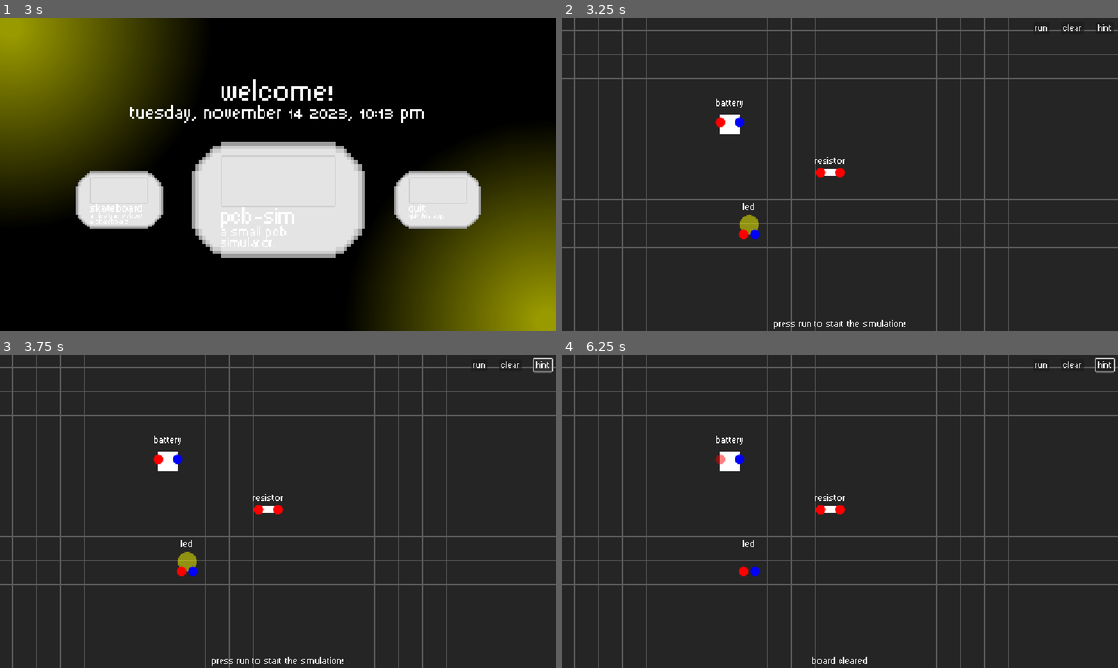
Above: before the commit, frames 1-4 (two rows, left to right).
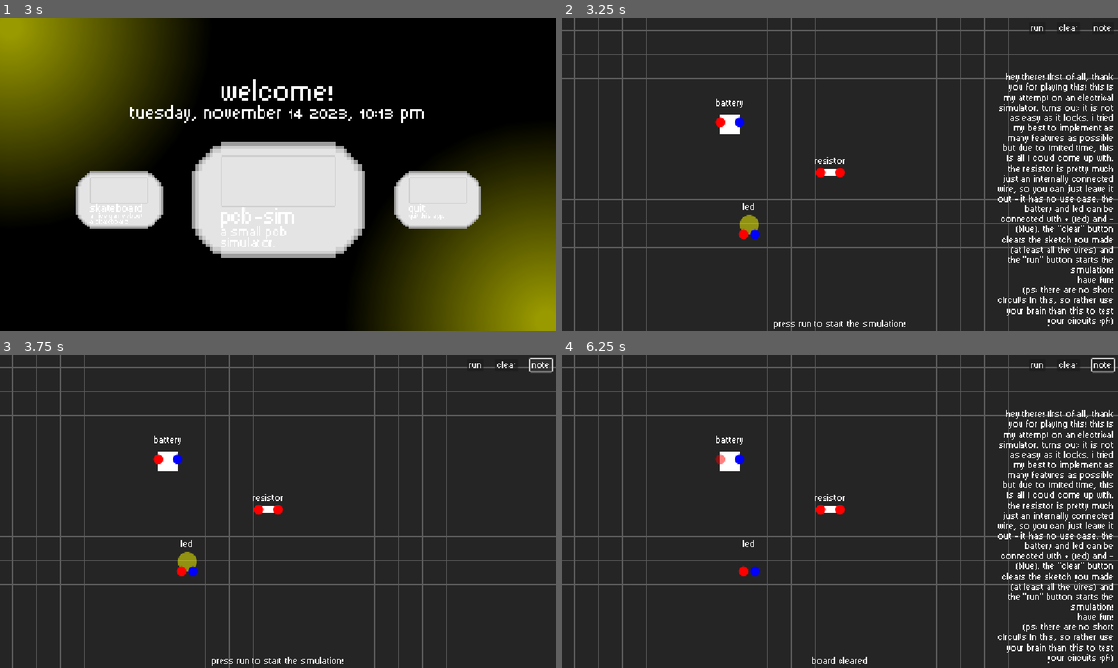
Above: after the commit, the same moments.

Repository: RafaeloxMC/giftbox
Game: Godot game, scene res://scenes/ui/loading.tscn
Two runs of this game, one before a commit and one after it. Both use one fixed random seed, a clock stepped at 60 frames per second and the inputs below.
Inputs (mouse positions are in pixels of both pictures, inside the frame that each line leads up to):
- Up to frame 1 (3 s): tap Enter (ui_accept) at 0.5, 0.77, 1.25, 1.52, 2 s; hold Right (ui_right) 0.53-2.03 s; click (278, 174) at 0.6 s; move the mouse to (166, 190) at 1.27 s; tap Alt at 1.35 s; move the mouse to (333, 105) at 2.02 s; hold Left (ui_left) 2.03-2.78 s; tap Shift at 2.1 s; move the mouse to (278, 199) at 2.77 s; hold Right (ui_right) from 2.78 s (still down); click (278, 199) at 2.85 s
- Up to frame 2 (3.25 s): keep holding Right (ui_right); tap Enter (ui_accept) at 3.02 s
- Up to frame 3 (3.75 s): release Right (ui_right) at 3.5 s; click "Hint" (after the commit: "Note") at 3.5 s
- Up to frame 4 (6.25 s): click "Run" at 4.25 s; click "Clear" at 5 s; tap Enter (ui_accept) at 5.75, 6.02 s; move the mouse to (717, 458) at 5.77 s; hold Right (ui_right) from 5.78 s (still down); tap Alt at 5.85 s; click (717, 458) at 5.92 s

Frame 1 is identical in both runs. In frame 2, 3.0% of the frame differs, in the area x 78-100%, y 2-99%; in frame 3, 0.1%; in frame 4, 3.0%, in the area x 78-100%, y 0-99%.

Commit message:
Improve PCB UI

Diff:
--- a/scenes/pcb.tscn
+++ b/scenes/pcb.tscn
@@ -50,30 +50,30 @@
 
 [node name="Run" type="Button" parent="UI"]
 layout_mode = 0
-offset_left = 976.0
+offset_left = 968.0
 offset_top = 8.0
-offset_right = 1010.0
+offset_right = 1002.0
 offset_bottom = 34.0
 theme = ExtResource("1_efhn6")
 text = "Run"
 
 [node name="Clear" type="Button" parent="UI"]
 layout_mode = 0
-offset_left = 1034.0
+offset_left = 1026.0
 offset_top = 8.0
-offset_right = 1082.0
+offset_right = 1074.0
 offset_bottom = 34.0
 theme = ExtResource("1_efhn6")
 text = "Clear"
 
 [node name="Hint" type="Button" parent="UI"]
 layout_mode = 0
-offset_left = 1106.0
+offset_left = 1098.0
 offset_top = 8.0
 offset_right = 1144.0
 offset_bottom = 34.0
 theme = ExtResource("1_efhn6")
-text = "Hint"
+text = "Note"
 
 [node name="HintLabel" type="Label" parent="UI"]
 layout_mode = 1
@@ -121,6 +121,20 @@
 text = "LED"
 horizontal_alignment = 1
 
+[node name="Note" type="Label" parent="UI"]
+layout_mode = 0
+offset_left = 896.0
+offset_top = 32.0
+offset_right = 1144.0
+offset_bottom = 637.0
+theme = ExtResource("1_efhn6")
+text = "Hey there! First of all, thank you for playing this! This is my attempt on an electrical simulator. Turns out: it is not as easy as it looks. I tried my best to implement as many features as possible but due to limited time, this is all I could come up with. The resistor is pretty much just an internally connected wire, so you can just leave it out - it has no use case. The battery and LED can be connected with + (red) and - (blue). The \"clear\" button clears the sketch you made (at least all the wires) and the \"run\" button starts the simulation!
+have fun!
+(PS: there are no short circuits in this, so rather use your brain than this to test your circuits :pf:)"
+horizontal_alignment = 2
+vertical_alignment = 2
+autowrap_mode = 3
+
 [node name="Simulator" parent="." instance=ExtResource("8_wdhm5")]
 
 [connection signal="pressed" from="UI/Run" to="." method="_on_run_pressed"]
--- a/scripts/ui/pcb_ui.gd
+++ b/scripts/ui/pcb_ui.gd
@@ -4,6 +4,7 @@
 @onready var components: Node2D = $Board/Components
 @onready var simulator: Node = $Simulator
 @onready var hint_label: Label = $UI/HintLabel
+@onready var note: Label = $UI/Note
 
 func _on_run_pressed() -> void:
 	var comps = components.get_children()
@@ -19,4 +20,4 @@
 
 
 func _on_hint_pressed() -> void:
-	pass # Replace with function body.
+	note.visible = !note.visible
